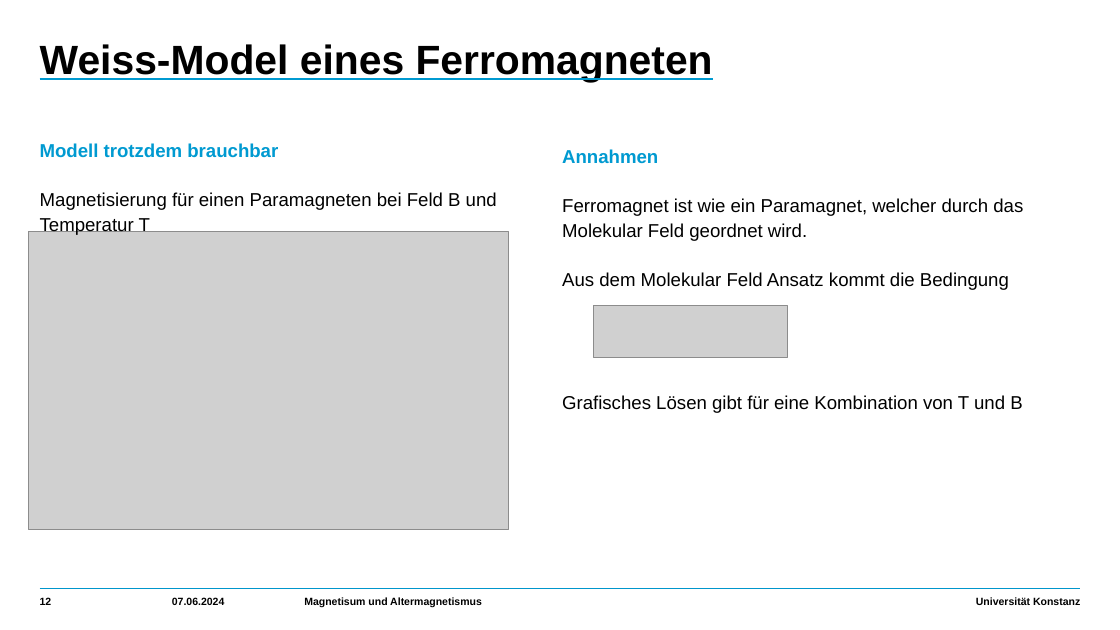
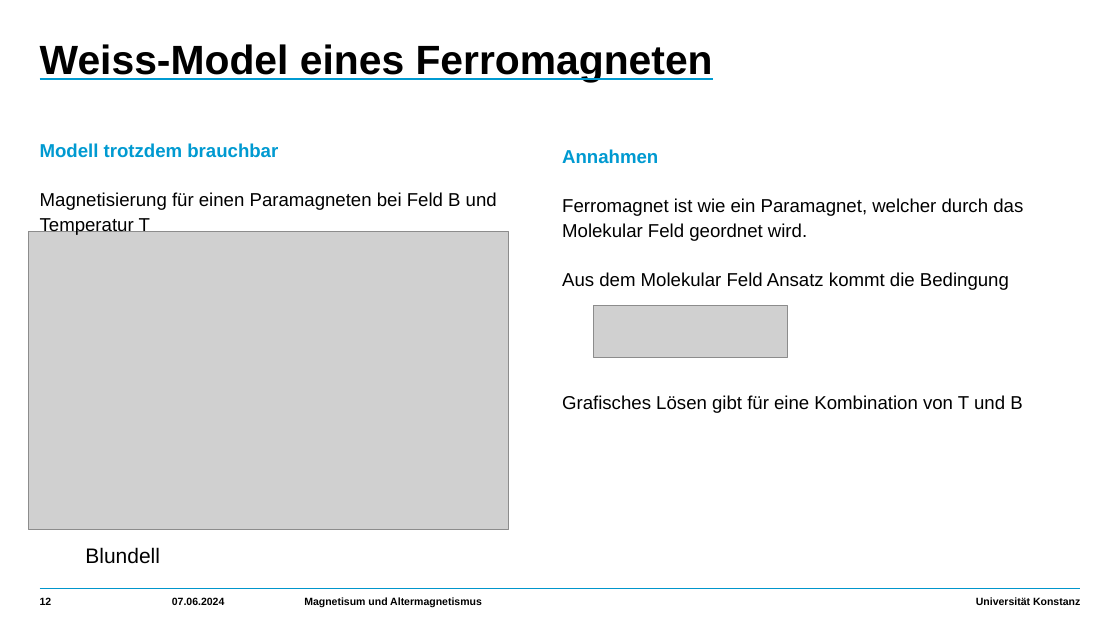
Before and after one commit to HolykingJulex/EstimateSeminar, a slide deck: slide 12 of Vortrag.pptx. Drawn at 1120x630 pixels with LibreOffice and Linux fonts; fonts in the diff are those of the drawing; grey boxes stand for pictures. Boxes give left, top, right and bottom in pixels: in the first picture for what was removed or moved away, otherwise in the second. Text is boxed around its words. In the diff, an @@ line names an element or a change of style, - is before the commit and + after.

```diff
--- a/Vortrag.pptx
+++ b/Vortrag.pptx
@@ text added at box(85, 547, 160, 564), 18 pt, text #000000 @@
+Blundell
```
Also in this commit, not shown: 6 other slides changed, 7 slides added, 2 slides removed, 14 other files.
